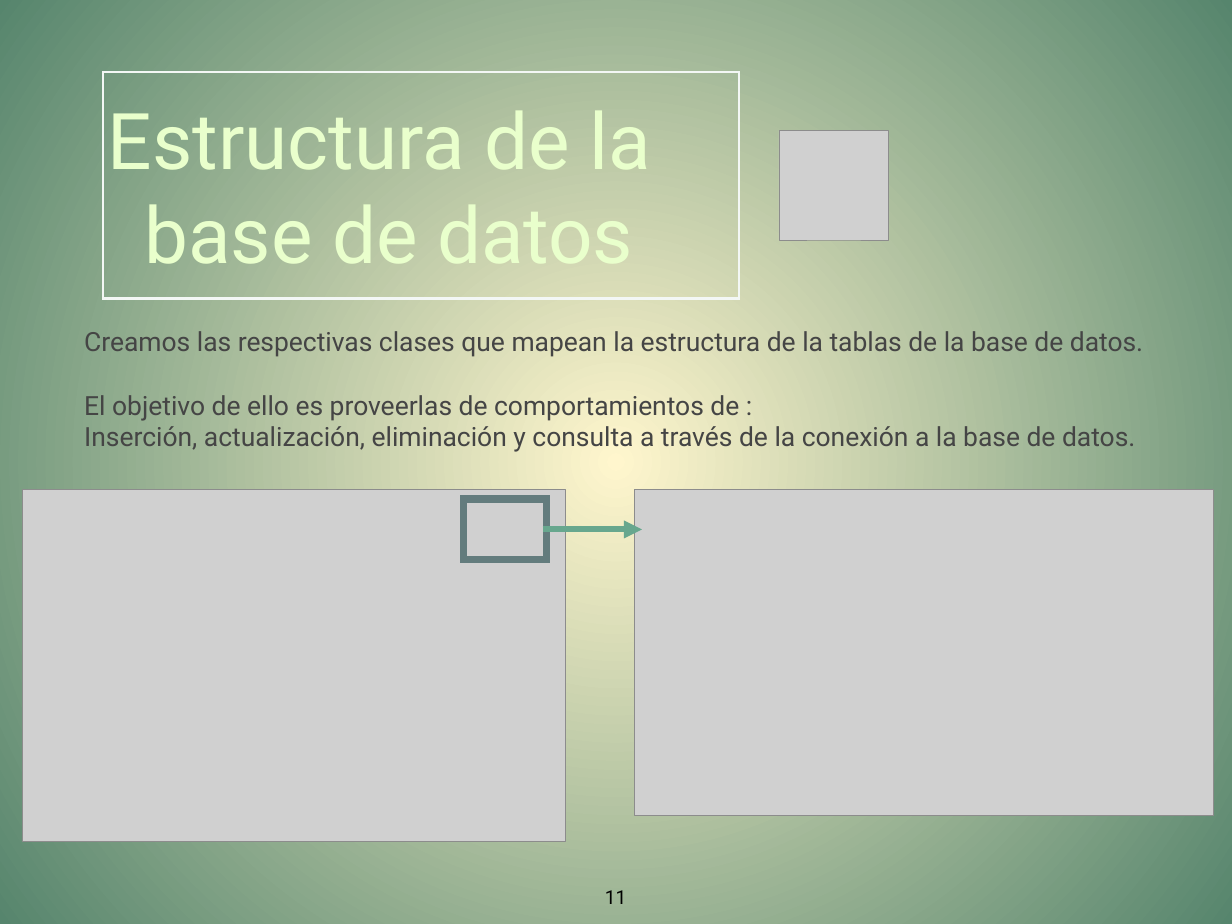
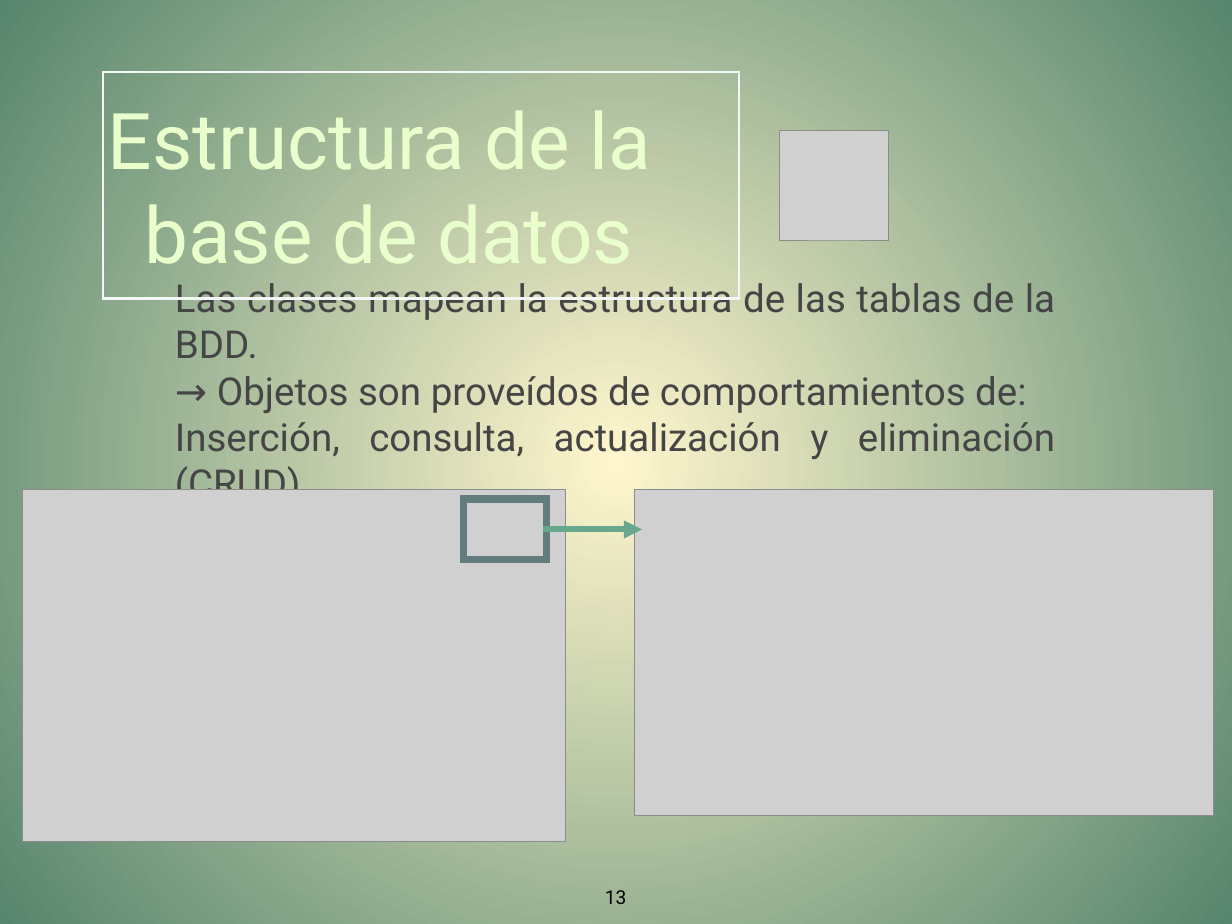
Before and after one commit to todeit02/GarageSale, a slide deck: slide 13 of Presentacion/PresentacionCMppt_2.pptx (slide 11 before the commit). Drawn at 1232x924 pixels with LibreOffice and Linux fonts; fonts in the diff are those of the drawing; grey boxes stand for pictures. Boxes give left, top, right and bottom in pixels: in the first picture for what was removed or moved away, otherwise in the second. Text is boxed around its words. In the diff, an @@ line names an element or a change of style, - is before the commit and + after.

```diff
--- a/Presentacion/PresentacionCMppt_2.pptx
+++ b/Presentacion/PresentacionCMppt_2.pptx
@@ text at bbox=[175, 283, 1055, 507]: text changed; size 22 to 32 pt @@
-Creamos las respectivas clases que mapean la estructura de la tablas de la base de datos.
-El objetivo de ello es proveerlas de comportamientos de :
-Inserción, actualización, eliminación y consulta a través de la conexión a la base de datos.
+Las clases mapean la estructura de las tablas de la BDD.
+→ Objetos son proveídos de comportamientos de:
+Inserción, consulta, actualización y eliminación (CRUD)
@@ page number at bbox=[605, 890, 627, 904]: text changed @@
-11
+13
```
Also in this commit, not shown: 9 other slides changed, 3 slides added.
